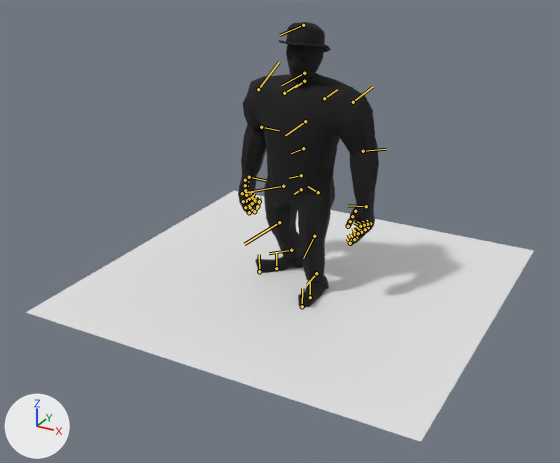
An edit to the FBX model Assets/Art/Mobster.FBX, drawn before and after from the same camera.
Both versions are drawn from a 50 mm camera at (1.87, -3.65, 2.11) aimed at (-0.03, -0.2, 0.38). Lighting does not change. The marker at lower left points along +X, +Y and +Z. Both versions are drawn at frame 80 of the action 'Take 001'; the numbers are the values there. The bones that bend it are drawn over the model as lines.

Objects in the first picture: 'Mobby', 'Plane001'.
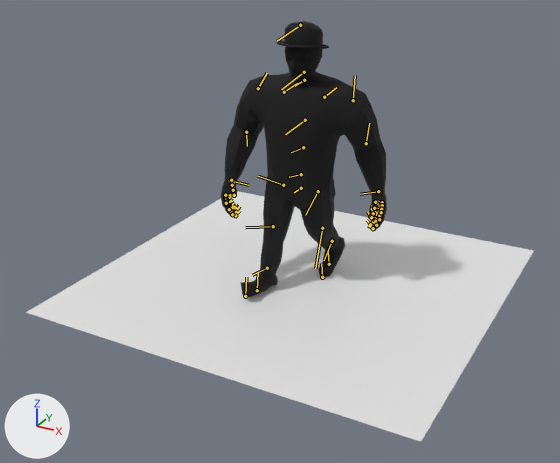
What the commit changed:
Object 'Bip001' (bone_rig_object) moves from (0.0, 0.0, 0.565) to (0.0, 0.0, 0.572).
Bone 'Bip001 Head' (bone_bip001_head) turns from (0, 0, 0) to (0, 0, 6) degrees about its own x, y and z.
Bone 'Bip001 L Clavicle' (bone_bip001_l_clavicle) turns from (0, 0, 0) to (0, 0, 2) degrees about its own x, y and z.
Bone 'Bip001 L UpperArm' (bone_bip001_l_upperarm) turns from (0, 24, 0) to (-11, 26, 15) degrees about its own x, y and z.
Bone 'Bip001 L Forearm' (bone_bip001_l_forearm) turns from (0, 0, -11) to (0, 0, -2) degrees about its own x, y and z.
Bone 'Bip001 R Clavicle' (bone_bip001_r_clavicle) turns from (0, 0, 0) to (0, 0, -2) degrees about its own x, y and z.
Bone 'Bip001 R UpperArm' (bone_bip001_r_upperarm) turns from (-13, -26, 19) to (-15, -19, -5) degrees about its own x, y and z.
Bone 'Bip001 R Forearm' (bone_bip001_r_forearm) turns from (0, 0, -35) to (0, 0, -33) degrees about its own x, y and z.
Bone 'Bip001 L Thigh' (bone_bip001_l_thigh) turns from (-5, -14, 17) to (7, -13, -22) degrees about its own x, y and z.
Bone 'Bip001 L Calf' (bone_bip001_l_calf) turns from (0, 0, -12) to (0, 0, -17) degrees about its own x, y and z.
Bone 'Bip001 L Foot' (bone_bip001_l_foot) turns from (6, 14, -4) to (8, 14, 8) degrees about its own x, y and z.
Bone 'Bip001 L Toe0' (bone_bip001_l_toe0) turns from (0, 0, 0) to (0, 0, 11) degrees about its own x, y and z.
Bone 'Bip001 R Thigh' (bone_bip001_r_thigh) turns from (19, 7, -14) to (6, 20, 17) degrees about its own x, y and z.
Bone 'Bip001 R Calf' (bone_bip001_r_calf) turns from (0, 0, -5) to (0, 0, 11) degrees about its own x, y and z.
Bone 'Bip001 R Foot' (bone_bip001_r_foot) turns from (4, -7, 15) to (1, -18, -22) degrees about its own x, y and z.

Changed parts and their boxes (x1, y1, x2, y2) in the pictures (560 x 463 px):
'Mobby', posed (18% wider)
    before: (238, 22, 379, 307)
    after: (221, 21, 387, 297)
bone 'Bip001 Head', root to tip
    before: (304, 73) to (281, 85)
    after: (304, 72) to (281, 89)
bone 'Bip001 L Clavicle', root to tip
    before: (324, 98) to (337, 89)
    after: (324, 97) to (336, 87)
bone 'Bip001 L UpperArm', root to tip
    before: (353, 102) to (373, 86)
    after: (353, 100) to (355, 75)
bone 'Bip001 L Forearm', root to tip
    before: (363, 151) to (386, 149)
    after: (366, 143) to (369, 123)
bone 'Bip001 R Clavicle', root to tip
    before: (284, 93) to (298, 84)
    after: (284, 92) to (297, 83)
bone 'Bip001 R UpperArm', root to tip
    before: (258, 89) to (279, 62)
    after: (258, 88) to (267, 73)
bone 'Bip001 R Forearm', root to tip
    before: (261, 127) to (279, 130)
    after: (246, 132) to (247, 146)
bone 'Bip001 L Thigh', root to tip
    before: (318, 192) to (308, 186)
    after: (318, 191) to (305, 215)
bone 'Bip001 L Calf', root to tip
    before: (314, 236) to (303, 258)
    after: (322, 228) to (315, 268)
bone 'Bip001 L Foot', root to tip
    before: (316, 273) to (307, 284)
    after: (332, 241) to (324, 260)
bone 'Bip001 L Toe0', root to tip
    before: (310, 297) to (310, 280)
    after: (329, 264) to (328, 251)
bone 'Bip001 R Thigh', root to tip
    before: (283, 186) to (245, 192)
    after: (283, 185) to (258, 176)
bone 'Bip001 R Calf', root to tip
    before: (279, 222) to (244, 244)
    after: (273, 226) to (245, 227)
bone 'Bip001 R Foot', root to tip
    before: (291, 250) to (269, 253)
    after: (267, 268) to (252, 275)
